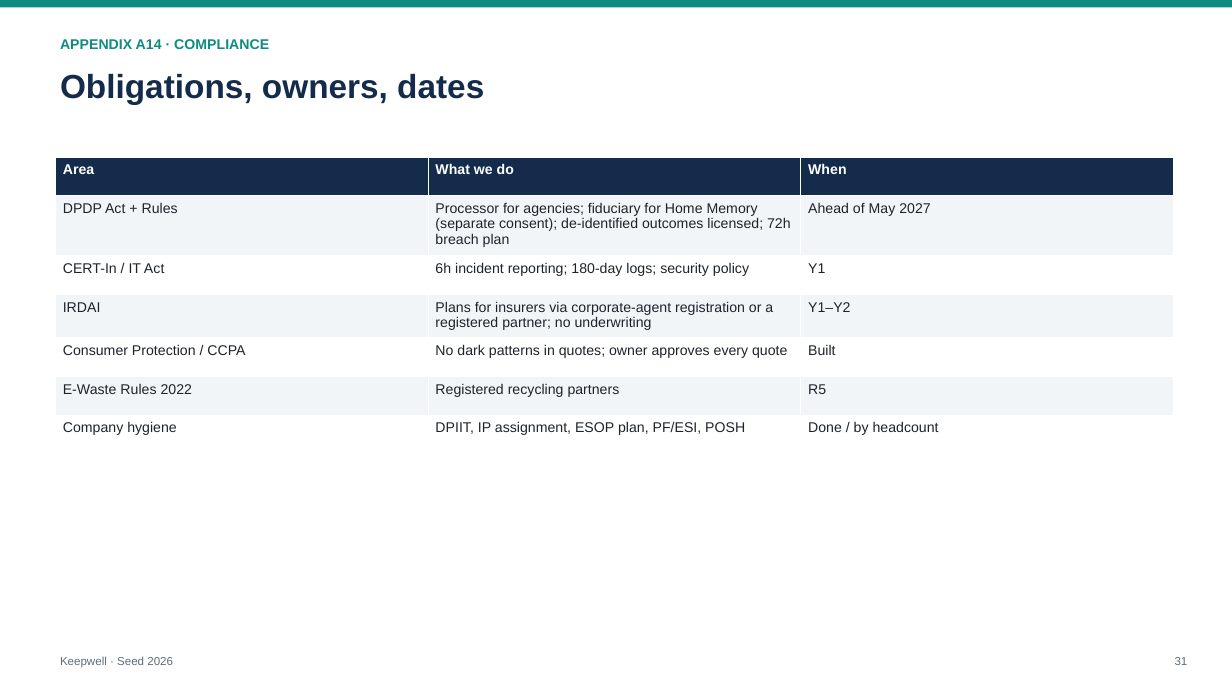
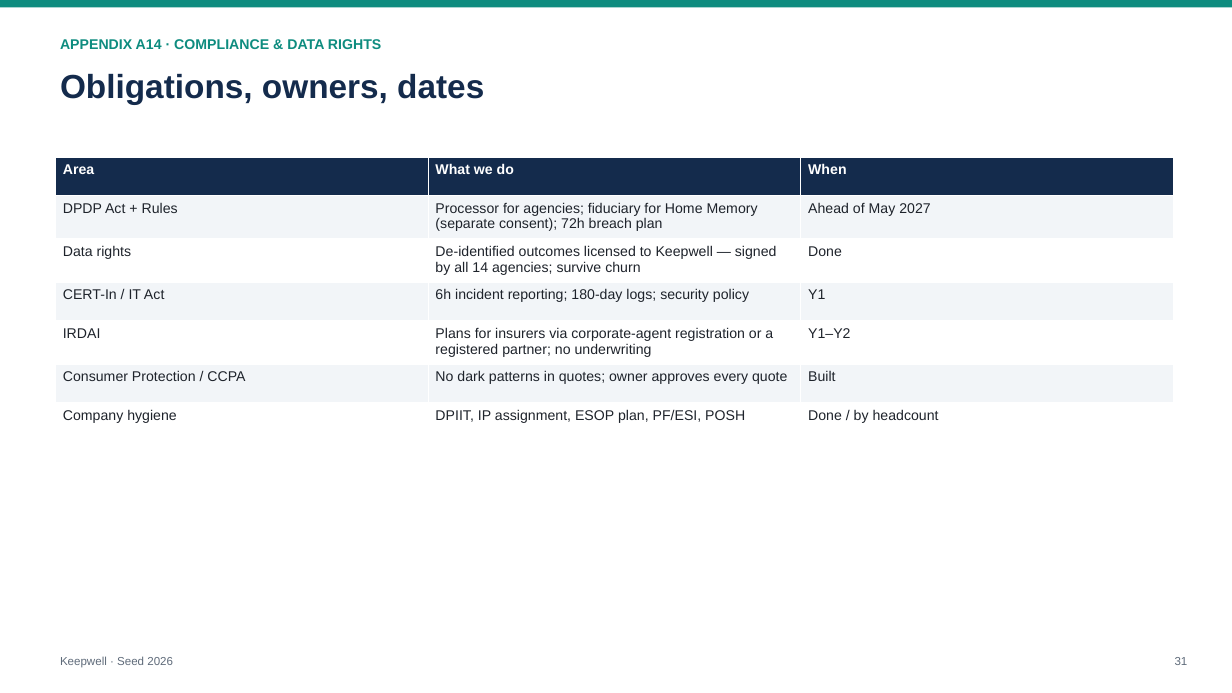
Before and after one commit to PrathyushaKalluri/keepwell, a slide deck: slide 31 of pitch/deck/Keepwell_Seed_Deck.pptx. Drawn at 1232x693 pixels with LibreOffice and Linux fonts; fonts in the diff are those of the drawing. Boxes give left, top, right and bottom in pixels: in the first picture for what was removed or moved away, otherwise in the second. Text is boxed around its words. In the diff, an @@ line names an element or a change of style, - is before the commit and + after.

```diff
--- a/pitch/deck/Keepwell_Seed_Deck.pptx
+++ b/pitch/deck/Keepwell_Seed_Deck.pptx
@@ text at [60, 39, 381, 49]: text changed @@
-APPENDIX A14 · COMPLIANCE
+APPENDIX A14 · COMPLIANCE & DATA RIGHTS
@@ table at [55, 157, 1173, 429] @@
-row 2: DPDP Act + Rules | Processor for agencies; fiduciary for Home Memory (separate consent); de-identified outcomes licensed; 72h breach plan | Ahead of May 2027
+row 2: DPDP Act + Rules | Processor for agencies; fiduciary for Home Memory (separate consent); 72h breach plan | Ahead of May 2027
+row 3: Data rights | De-identified outcomes licensed to Keepwell — signed by all 14 agencies; survive churn | Done
-row 6: E-Waste Rules 2022 | Registered recycling partners | R5
```
Also in this commit, not shown: 24 other slides changed, 25 other files.
